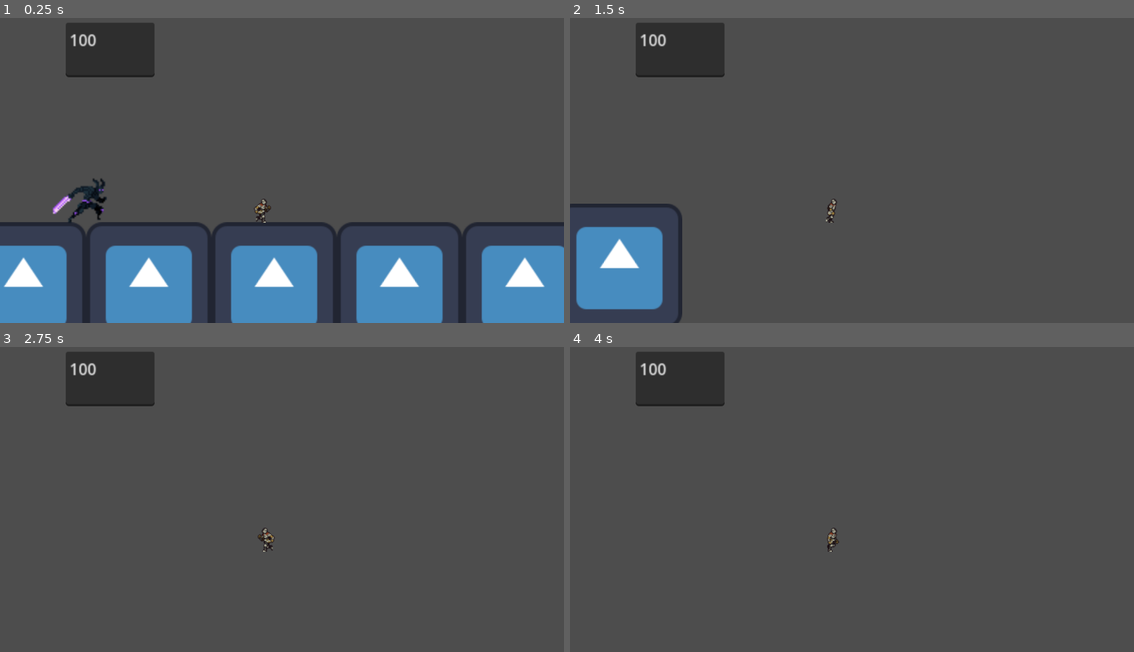
Above: before the commit, frames 1-4 (two rows, left to right).
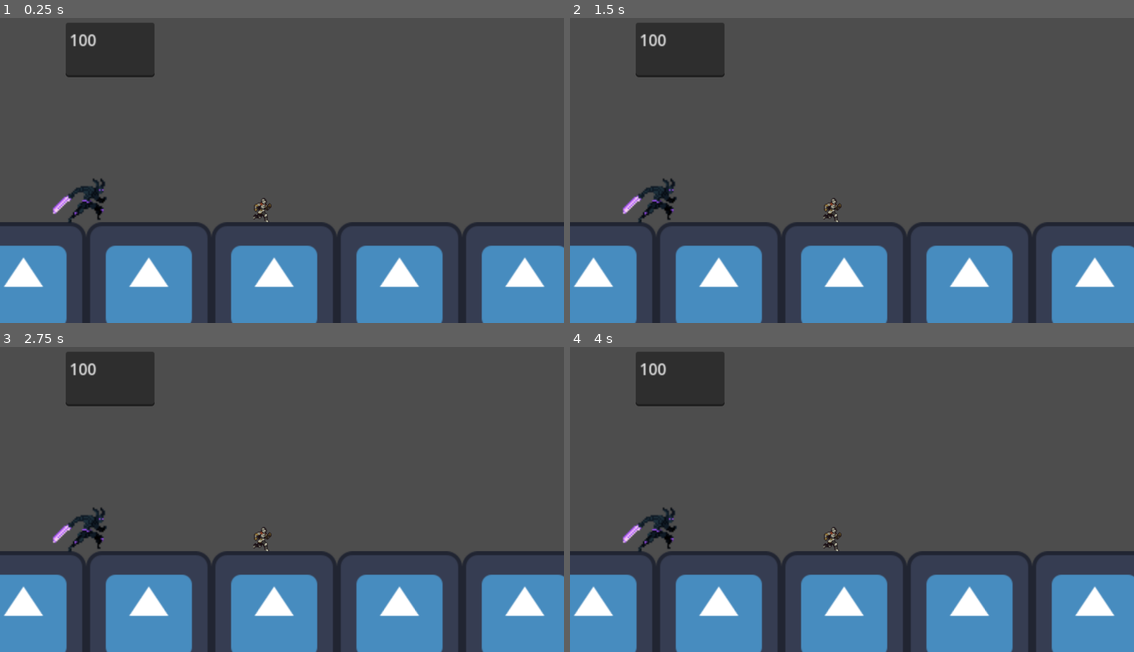
Above: after the commit, the same moments.

Repository: Xenon480/IST-Assignment-4
Game: Godot game, scene res://Level1.tscn
Same seed, same stepped clock (60 frames per second), same inputs: the game is played once before the commit and once after it. The project has no main scene, so this scene is started directly. The engine's default icon, where the game draws it, is replaced by a stand-in: a white triangle on a blue panel in a dark square.
Inputs (mouse positions are in pixels of both pictures, inside the frame that each line leads up to):
- Up to frame 1 (0.25 s): no input
- Up to frame 2 (1.5 s): tap Enter at 0.5 s; move the mouse to (976, 149) at 0.52 s; hold D (move_right) from 0.53 s (still down); tap E (Dash) at 0.6 s; tap Space (jump) at 0.77 s; move the mouse to (739, 179) at 1.27 s; tap C (slide) at 1.35 s
- Up to frame 3 (2.75 s): tap Space (jump) at 1.52 s; move the mouse to (338, 423) at 2.02 s; release D (move_right) at 2.03 s; hold A (move_left) from 2.03 s (still down); tap E (Dash) at 2.1 s
- Up to frame 4 (4 s): move the mouse to (823, 557) at 2.77 s; release A (move_left) at 2.78 s; hold D (move_right) from 2.78 s (still down); tap C (slide) at 2.85 s; tap Space (jump) at 3.02, 3.77 s; move the mouse to (1021, 542) at 3.52 s; tap E (Dash) at 3.6 s

The runs differ from the first frame. In frame 1, 0.1% of the frame differs, in the area x 44-49%, y 59-68%; in frame 2, 23%, in the area x 0-100%, y 52-100%; in frame 3, 23%; in frame 4, 23%.
Error in both runs: Cannot call method 'get_collision_point' on a null value. (res://theman.gd:13)

Commit message:
auwdyiauwdhaiudw

Diff:
--- a/ist-assignment/Enemy.tscn
+++ b/ist-assignment/Enemy.tscn
@@ -101,7 +101,7 @@
 
 [node name="AnimatedSprite2D" type="AnimatedSprite2D" parent="."]
 sprite_frames = SubResource("SpriteFrames_ficfu")
-frame_progress = 0.30781
+frame_progress = 0.246288
 
 [node name="ShapeCast2D" type="ShapeCast2D" parent="."]
 position = Vector2(145, 1)
--- a/ist-assignment/Swordman.tscn
+++ b/ist-assignment/Swordman.tscn
@@ -87,7 +87,7 @@
 position = Vector2(-2, -1)
 scale = Vector2(1.56061, 1.56061)
 sprite_frames = SubResource("SpriteFrames_8wwo4")
-frame_progress = 0.905579
+frame_progress = 0.296166
 
 [node name="CollisionShape2D" type="CollisionShape2D" parent="."]
 position = Vector2(0, -1)
--- a/ist-assignment/character_body_2d.tscn
+++ b/ist-assignment/character_body_2d.tscn
@@ -3,13 +3,13 @@
 [ext_resource type="Script" path="res://character_body_2d.gd" id="1_ihqp5"]
 [ext_resource type="Texture2D" uid="uid://sfpskei2m7xr" path="res://Sprite Sheets/Run.png" id="2_lpoq2"]
 
+[sub_resource type="AtlasTexture" id="AtlasTexture_sfx31"]
+atlas = ExtResource("2_lpoq2")
+region = Rect2(0, 30, 120, 50)
+
 [sub_resource type="AtlasTexture" id="AtlasTexture_xxkoo"]
 atlas = ExtResource("2_lpoq2")
 region = Rect2(120, 30, 120, 50)
-
-[sub_resource type="AtlasTexture" id="AtlasTexture_sfx31"]
-atlas = ExtResource("2_lpoq2")
-region = Rect2(0, 30, 120, 50)
 
 [sub_resource type="AtlasTexture" id="AtlasTexture_uwalw"]
 atlas = ExtResource("2_lpoq2")
@@ -47,10 +47,10 @@
 animations = [{
 "frames": [{
 "duration": 1.0,
-"texture": SubResource("AtlasTexture_xxkoo")
+"texture": SubResource("AtlasTexture_sfx31")
 }, {
 "duration": 1.0,
-"texture": SubResource("AtlasTexture_sfx31")
+"texture": SubResource("AtlasTexture_xxkoo")
 }, {
 "duration": 1.0,
 "texture": SubResource("AtlasTexture_uwalw")
@@ -84,7 +84,7 @@
 [sub_resource type="RectangleShape2D" id="RectangleShape2D_6e7tk"]
 size = Vector2(22.25, 25)
 
-[node name="CharacterBody2D" type="CharacterBody2D" node_paths=PackedStringArray("timer", "timer2", "timer3", "TextEdit1", "AnimatedSprite")]
+[node name="CharacterBody2D" type="CharacterBody2D" node_paths=PackedStringArray("timer", "timer2", "timer3", "TextEdit1")]
 position = Vector2(-1, 0)
 collision_layer = 3
 script = ExtResource("1_ihqp5")
@@ -92,14 +92,13 @@
 timer2 = NodePath("Timer2")
 timer3 = NodePath("Timer3")
 TextEdit1 = NodePath("TextEdit")
-AnimatedSprite = NodePath("AnimatedSprite2D")
 metadata/Health = 100
 
 [node name="AnimatedSprite2D" type="AnimatedSprite2D" parent="."]
 position = Vector2(-18, 43)
 scale = Vector2(0.66, 0.66)
 sprite_frames = SubResource("SpriteFrames_up5i5")
-frame_progress = 0.729866
+frame_progress = 0.128853
 
 [node name="CollisionShape2D" type="CollisionShape2D" parent="."]
 position = Vector2(-19.875, 46.5)
